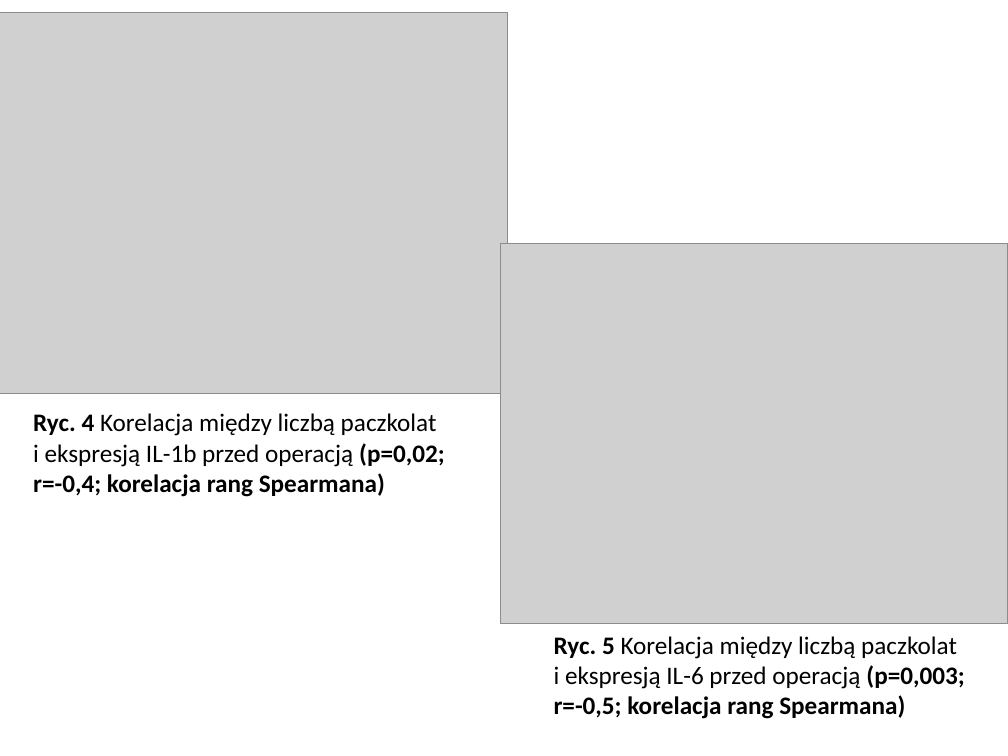
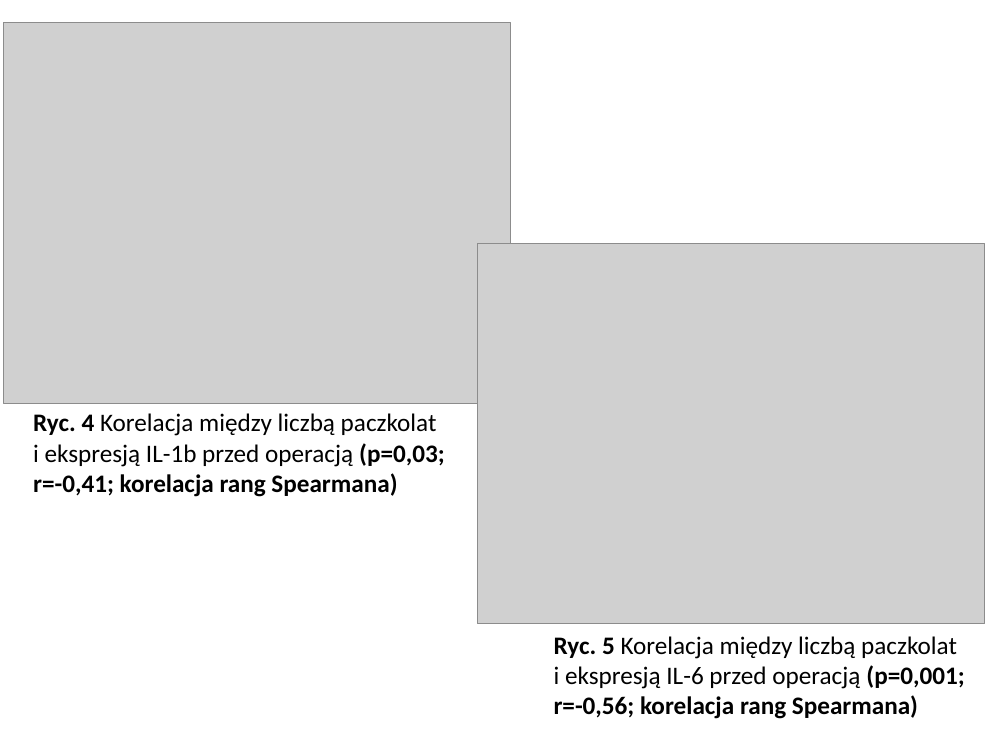
Before and after one commit to empro314/PBB, a slide deck: slide 10 of 1.2Czy-stan-zapalny-ma-wpływ-na-raka-płuca.pptx (slide 11 before the commit). Drawn at 1008x756 pixels with LibreOffice and Linux fonts; fonts in the diff are those of the drawing; grey boxes stand for pictures. Boxes give left, top, right and bottom in pixels: in the first picture for what was removed or moved away, otherwise in the second. Text is boxed around its words. In the diff, an @@ line names an element or a change of style, - is before the commit and + after.

```diff
--- a/1.2Czy-stan-zapalny-ma-wpływ-na-raka-płuca.pptx
+++ b/1.2Czy-stan-zapalny-ma-wpływ-na-raka-płuca.pptx
@@ picture: place and size @@
-picture at (0,13,507,394)
+picture at (3,22,510,403)
@@ picture: place and size @@
-picture at (501,243,1008,624)
+picture at (478,243,985,624)
@@ text at (33,413,445,497): text changed @@
-Ryc. 4 Korelacja między liczbą paczkolat i ekspresją IL-1b przed operacją (p=0,02; r=-0,4; korelacja rang Spearmana)
+Ryc. 4 Korelacja między liczbą paczkolat i ekspresją IL-1b przed operacją (p=0,03; r=-0,41; korelacja rang Spearmana)
@@ text at (554,636,964,719): text changed @@
-Ryc. 5 Korelacja między liczbą paczkolat i ekspresją IL-6 przed operacją (p=0,003; r=-0,5; korelacja rang Spearmana)
+Ryc. 5 Korelacja między liczbą paczkolat i ekspresją IL-6 przed operacją (p=0,001; r=-0,56; korelacja rang Spearmana)
```
Also in this commit, not shown: 2 other slides changed, 1 slide removed.
